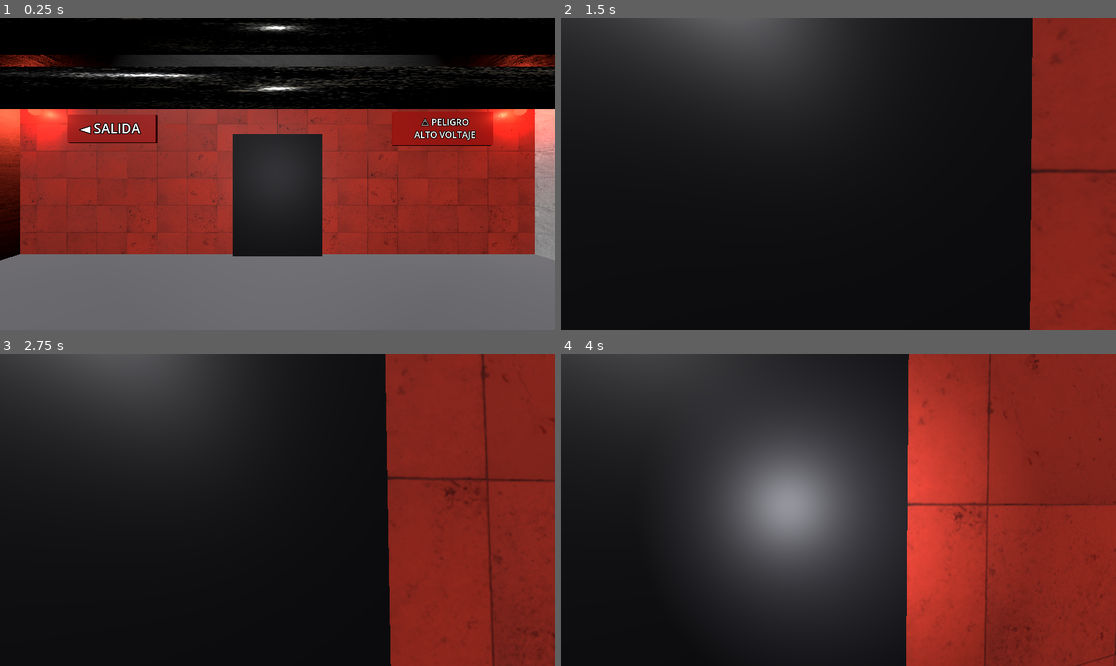
Above: before the commit, frames 1-4 (two rows, left to right).
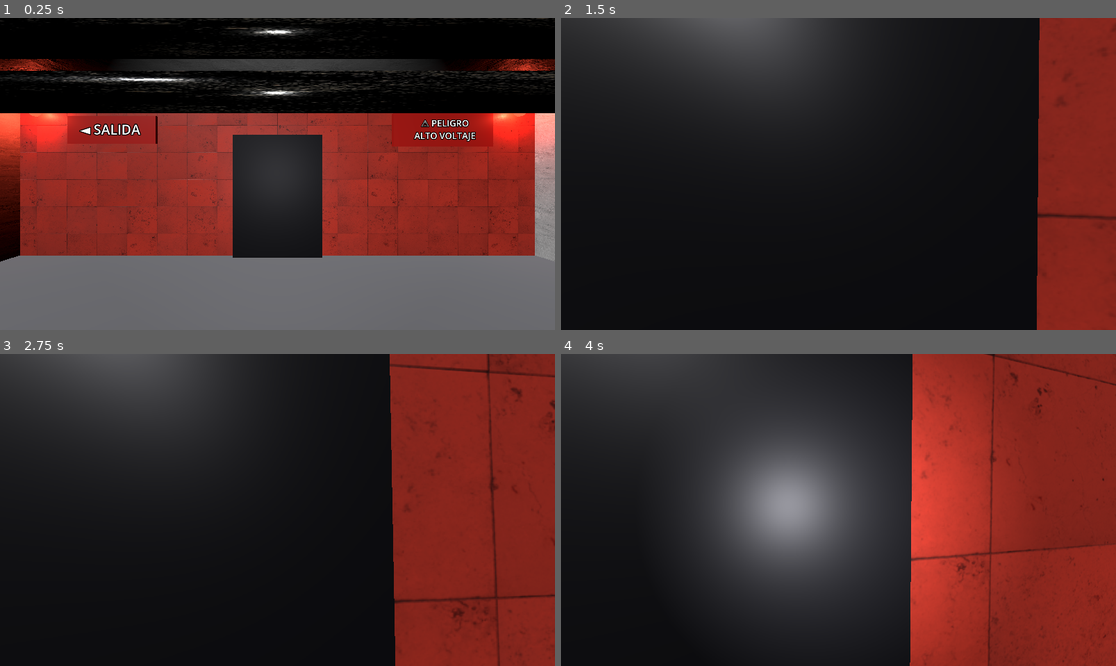
Above: after the commit, the same moments.

Repository: Gutixd/VideoGame-v1
Game: Godot game, scene res://scenes/main.tscn
The game is run twice, just before and just after one commit, with the same random seed, the same clock (stepped at 60 frames per second) and the same inputs.
Inputs (mouse positions are in pixels of both pictures, inside the frame that each line leads up to):
- Up to frame 1 (0.25 s): no input
- Up to frame 2 (1.5 s): move the mouse to (866, 174) at 0.52 s; hold W (move_forward) from 0.53 s (still down); tap E (interact) at 0.6 s; move the mouse to (810, 174) at 1.27 s; tap F (toggle_flashlight) at 1.35 s
- Up to frame 3 (2.75 s): keep holding W (move_forward); move the mouse to (288, 503) at 2.02 s; tap E (interact) at 2.1 s
- Up to frame 4 (4 s): keep holding W (move_forward); move the mouse to (832, 516) at 2.77 s; tap F (toggle_flashlight) at 2.85 s; move the mouse to (877, 513) at 3.52 s; tap E (interact) at 3.6 s

The runs differ from the first frame. In frame 1, 9.3% of the frame differs, in the area x 0-100%, y 0-79%; in frame 2, 1.6%; in frame 3, 3.0%; in frame 4, 3.0%.

Commit message:
Fix player floating: align floor collider with visual floor mesh
- Floor collider top was at Y=0.0 but visual floor mesh top was at Y=0.1 (10cm gap)
- Move floor collider to Y=-0.4 so its top now matches visual floor at Y=0.1
- Adjust player spawn Y to 1.0 (floor top + half capsule height)
- Add is_on_floor() check to zero out vertical velocity when grounded,
  preventing gravity from accumulating and causing floaty/erratic movement

Diff:
--- a/scenes/main.tscn
+++ b/scenes/main.tscn
@@ -12,6 +12,6 @@
 light_energy_multiplier = 2.0
 
 [node name="Player" parent="." instance=ExtResource("PackedScene_player")]
-transform = Transform3D(1, 0, 0, 0, 1, 0, 0, 0, 1, 0, 0.9, 0)
+transform = Transform3D(1, 0, 0, 0, 1, 0, 0, 0, 1, 0, 1.0, 0)
 
 [node name="SalaTecnica" parent="." instance=ExtResource("PackedScene_sala")]
--- a/scenes/sala_tecnica.tscn
+++ b/scenes/sala_tecnica.tscn
@@ -21,7 +21,7 @@
 script = ExtResource("Script_sala")
 
 [node name="PisoCollider" type="StaticBody3D" parent="."]
-transform = Transform3D(1, 0, 0, 0, 1, 0, 0, 0, 1, 0, -0.5, 0)
+transform = Transform3D(1, 0, 0, 0, 1, 0, 0, 0, 1, 0, -0.4, 0)
 
 [node name="CollisionShape3D" type="CollisionShape3D" parent="PisoCollider"]
 shape = SubResource("BoxShape3D_piso")
--- a/scripts/player.gd
+++ b/scripts/player.gd
@@ -43,7 +43,10 @@
 		velocity.x = move_toward(velocity.x, 0, SPEED)
 		velocity.z = move_toward(velocity.z, 0, SPEED)
 
-	velocity.y -= 9.8 * delta
+	if is_on_floor():
+		velocity.y = 0.0
+	else:
+		velocity.y -= 9.8 * delta
 
 func _handle_camera_look(_delta):
 	if Input.is_action_just_pressed("ui_cancel"):
